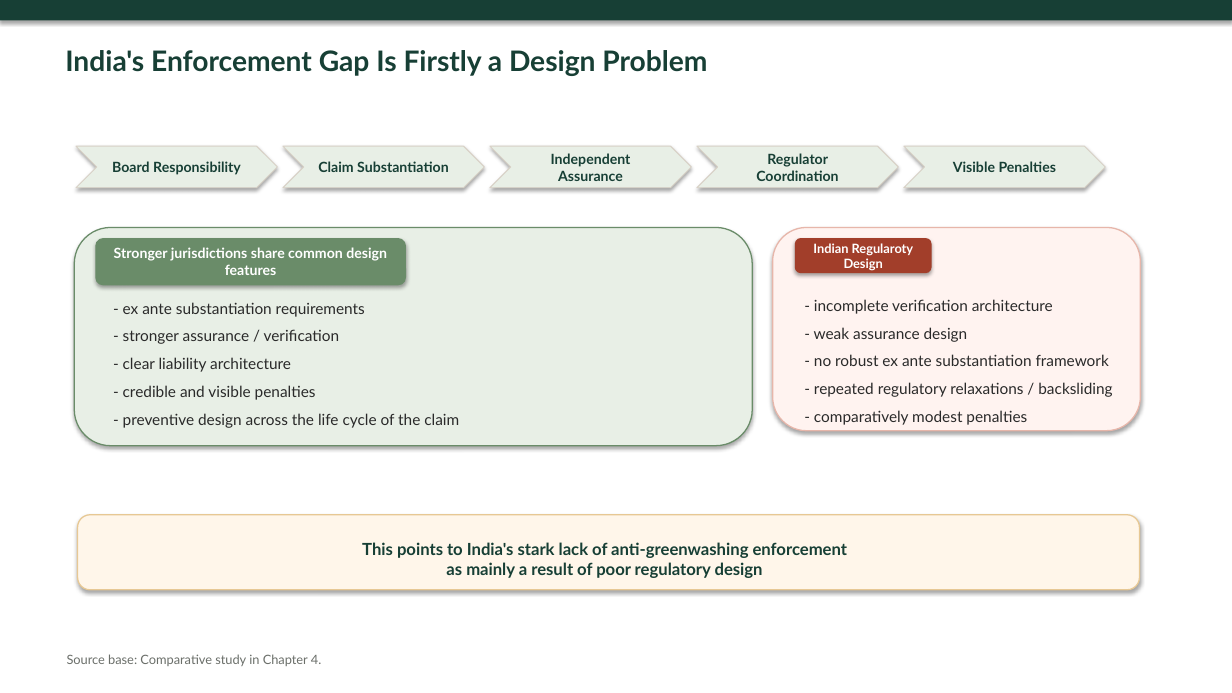
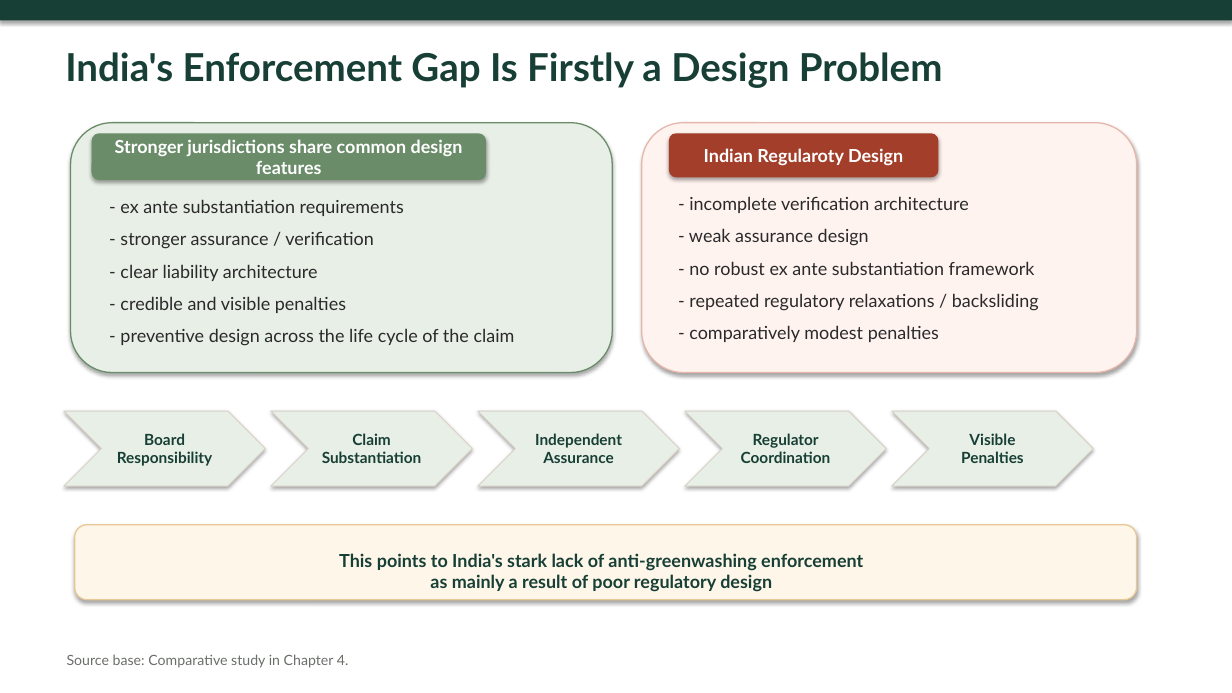
Before and after one commit to atul516/Final-VIva, a slide deck: slide 16 of Thesis Defence Presentation.pptx. Drawn at 1232x693 pixels with LibreOffice and Linux fonts; fonts in the diff are those of the drawing. Boxes give left, top, right and bottom in pixels: in the first picture for what was removed or moved away, otherwise in the second. Text is boxed around its words. In the diff, an @@ line names an element or a change of style, - is before the commit and + after.

```diff
--- a/Thesis Defence Presentation.pptx
+++ b/Thesis Defence Presentation.pptx
@@ text "India's Enforcement Gap Is Firstly ..." at (x1=65, y1=52, x2=943, y2=88): size 22 to 30 pt @@
@@ rounded rectangle resized from (x1=74, y1=227, x2=752, y2=445) to (x1=70, y1=123, x2=612, y2=372) @@
@@ rounded rectangle "Stronger jurisdictions share common design ..." resized from (x1=95, y1=238, x2=406, y2=286) to (x1=91, y1=133, x2=486, y2=180) @@
@@ rounded rectangle "Stronger jurisdictions share common design ..." at (x1=91, y1=133, x2=486, y2=180): size 11 to 14 pt @@
@@ rounded rectangle resized from (x1=773, y1=227, x2=1141, y2=431) to (x1=641, y1=123, x2=1137, y2=372) @@
@@ rounded rectangle "Indian Regularoty Design" resized from (x1=795, y1=238, x2=932, y2=274) to (x1=669, y1=133, x2=939, y2=177) @@
@@ rounded rectangle "Indian Regularoty Design" at (x1=669, y1=133, x2=939, y2=177): size 10 to 14 pt @@
@@ text "- incomplete verification architecture" at (x1=689, y1=196, x2=1039, y2=342): size 12 to 14 pt @@
@@ text "- incomplete verification architecture" moved from (x1=814, y1=299, x2=1112, y2=425) to (x1=689, y1=196, x2=1039, y2=342) @@
@@ text "- ex ante substantiation requirements" moved from (x1=123, y1=302, x2=459, y2=428) to (x1=120, y1=199, x2=515, y2=346) @@
@@ text "- ex ante substantiation requirements" at (x1=120, y1=199, x2=515, y2=346): size 12 to 14 pt @@
@@ chevron "Board Responsibility" resized from (x1=76, y1=146, x2=277, y2=188) to (x1=64, y1=411, x2=265, y2=486) @@
@@ chevron "Claim Substantiation" resized from (x1=283, y1=146, x2=484, y2=188) to (x1=271, y1=411, x2=472, y2=486) @@
@@ chevron "Independent Assurance" resized from (x1=490, y1=146, x2=691, y2=188) to (x1=478, y1=411, x2=679, y2=486) @@
@@ chevron "Regulator Coordination" resized from (x1=697, y1=146, x2=898, y2=188) to (x1=685, y1=411, x2=886, y2=486) @@
@@ size 11 to 12 pt in 5 elements at (x1=64, y1=411, x2=265, y2=486), (x1=271, y1=411, x2=472, y2=486), (x1=478, y1=411, x2=679, y2=486), (x1=685, y1=411, x2=886, y2=486), (x1=892, y1=411, x2=1093, y2=486) @@
@@ chevron "Visible Penalties" resized from (x1=904, y1=146, x2=1105, y2=188) to (x1=892, y1=411, x2=1093, y2=486) @@
@@ rounded rectangle moved from (x1=78, y1=515, x2=1140, y2=590) to (x1=75, y1=525, x2=1137, y2=600) @@
@@ text "This points to India's stark ..." moved from (x1=362, y1=542, x2=847, y2=578) to (x1=339, y1=553, x2=863, y2=592) @@
@@ text "This points to India's stark ..." at (x1=339, y1=553, x2=863, y2=592): size 13 to 14 pt @@
@@ text "Source base: Comparative study in ..." at (x1=67, y1=654, x2=349, y2=668): size 10 to 11 pt @@
```
Also in this commit, not shown: 22 other slides changed.
